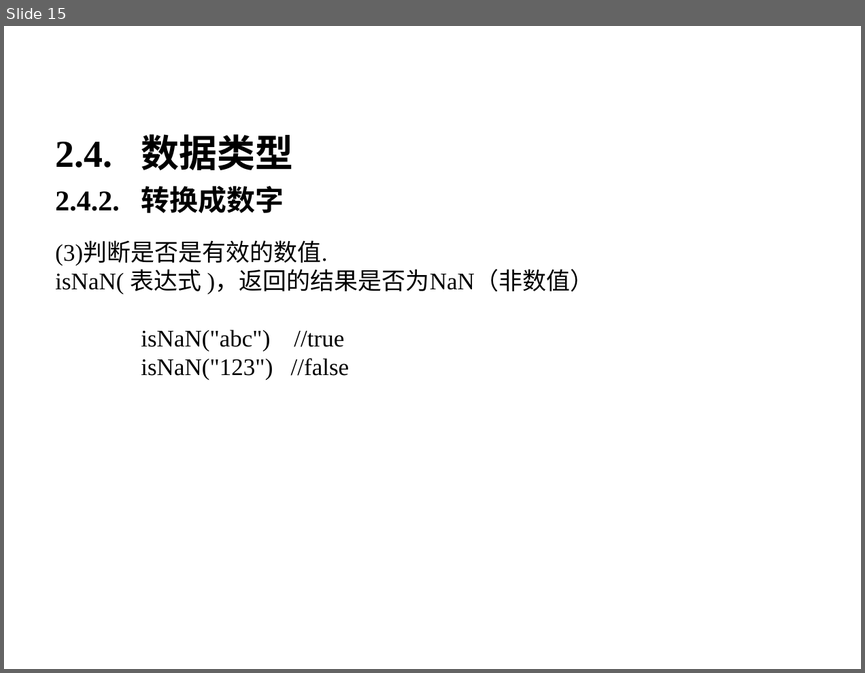
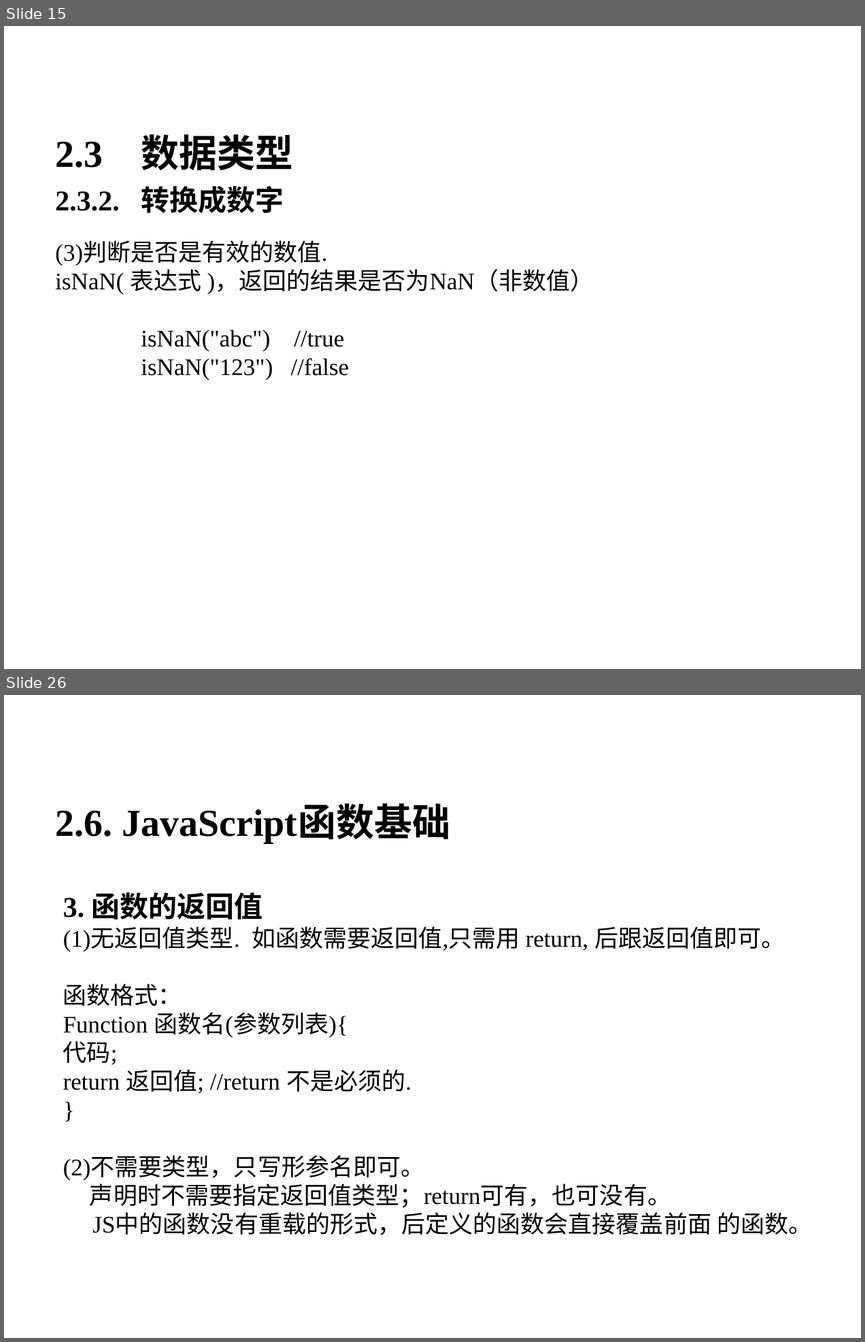
Before and after one commit to bifengganghyt/gitroot, a slide deck: javaweb/【0】front-end/【1】javascript/JavaScript基础.ppt. Shown one above the other, each under a label of ours: slide 15 before the commit, slides 15 and 26 after it; the slides between them are not shown. The pictures are 865x673 and 865x1342 pixels, drawn with LibreOffice and Linux fonts; fonts in the diff are those of the drawing; background and template pictures are left out. Boxes give left, top, right and bottom in pixels: in the first picture for what was removed or moved away, otherwise in the second. Text is boxed around its words. In the diff, an @@ line names an element or a change of style, - is before the commit and + after.

```diff
--- a/javaweb/【0】front-end/【1】javascript/JavaScript基础.ppt
+++ b/javaweb/【0】front-end/【1】javascript/JavaScript基础.ppt
@@ slide 26 added at (4, 695, 861, 1338), background picture (left out) @@
@@ text added at (47, 721, 818, 828), 40 pt, text #FFFFFF, bold @@
+2. JavaScript基础
@@ text added at (55, 807, 450, 843), 32 pt, text #000000, bold @@
+2.6. JavaScript函数基础
@@ text added at (63, 892, 812, 1235), 20 pt, text #000000 @@
+3. 函数的返回值
+(1)无返回值类型. 如函数需要返回值,只需用 return, 后跟返回值即可。
+函数格式：
+Function 函数名(参数列表){
+代码;
+return 返回值; //return 不是必须的.
+}
+(2)不需要类型，只写形参名即可。
+声明时不需要指定返回值类型；return可有，也可没有。
+JS中的函数没有重载的形式，后定义的函数会直接覆盖前面 的函数。
@@ slide 15 changed as well @@
@@ text at (55, 134, 293, 213): text changed @@
-2.4. 数据类型
-2.4.2. 转换成数字
+2.3 数据类型
+2.3.2. 转换成数字
```
Also in this commit, not shown: 4 other slides changed, 25 other slides added, 13 slides removed, 14 other files.
